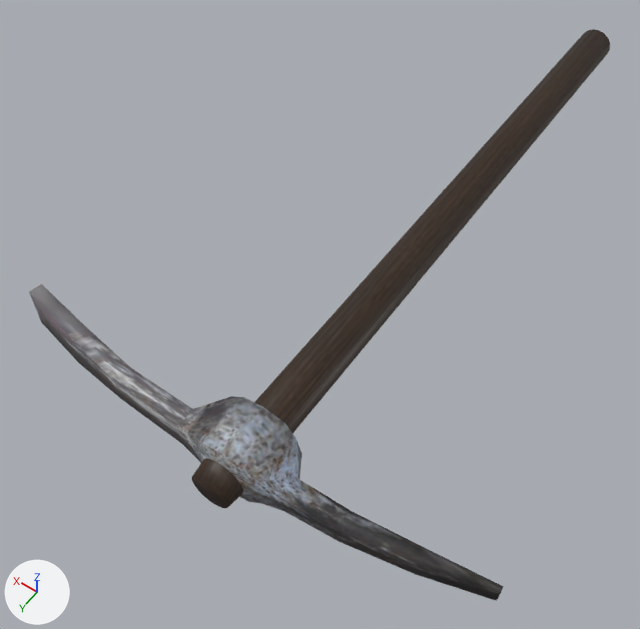
Before and after pictures for a commit that changed the Blender file models/items/tools/pickaxe/pickaxe.blend.
Before and after are seen from a 50 mm camera at (-0.345, 0.755, 0.848) aimed at (0.076, 0.166, -0.077). Arrows for +X, +Y and +Z are at lower left; the lights stay in place. The first picture is the older version.

Names of what the first picture shows: 'Handle', 'Head'.
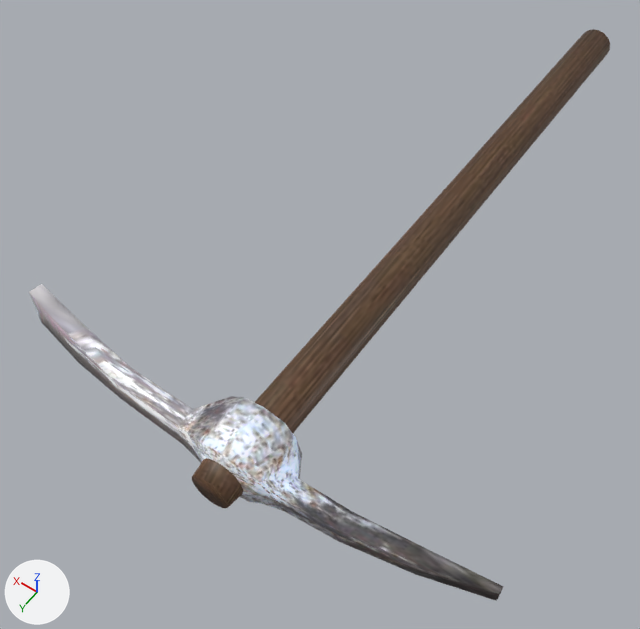
Changed parts and their boxes [x1, y1, x2, y2] in the pictures (640 x 629 px):
'Handle', recoloured: [192, 29, 610, 508] in both
'Head', recoloured: [29, 284, 503, 599] in both

Edits to the bpy script that builds the scene:
```text
Change mat_pickaxe_mat_001:
    add n3 = _N.new('ShaderNodeMixRGB'); n3.name = 'InventoryVisibility'
    add n3.blend_type = 'MULTIPLY'
    add n3.inputs[0].default_value = 1.0  # 'Factor'
    add n3.inputs[2].default_value = (3.0, 3.0, 3.0, 1.0)  # 'Color2', white #ffffff
    where n2 = _N.new('ShaderNodeTexImage'); n2.name = 'Image Texture'
    where n0 = _N.new('ShaderNodeBsdfPrincipled'); n0.name = 'Principled BSDF'
    remove _L.new(n2.outputs[0], n0.inputs[0])  # 'Color' to 'Base Color'
    add _L.new(n2.outputs[0], n3.inputs[1])  # 'Color' to 'Color1'
    add _L.new(n3.outputs[0], n0.inputs[0])  # 'Color' to 'Base Color'
```
